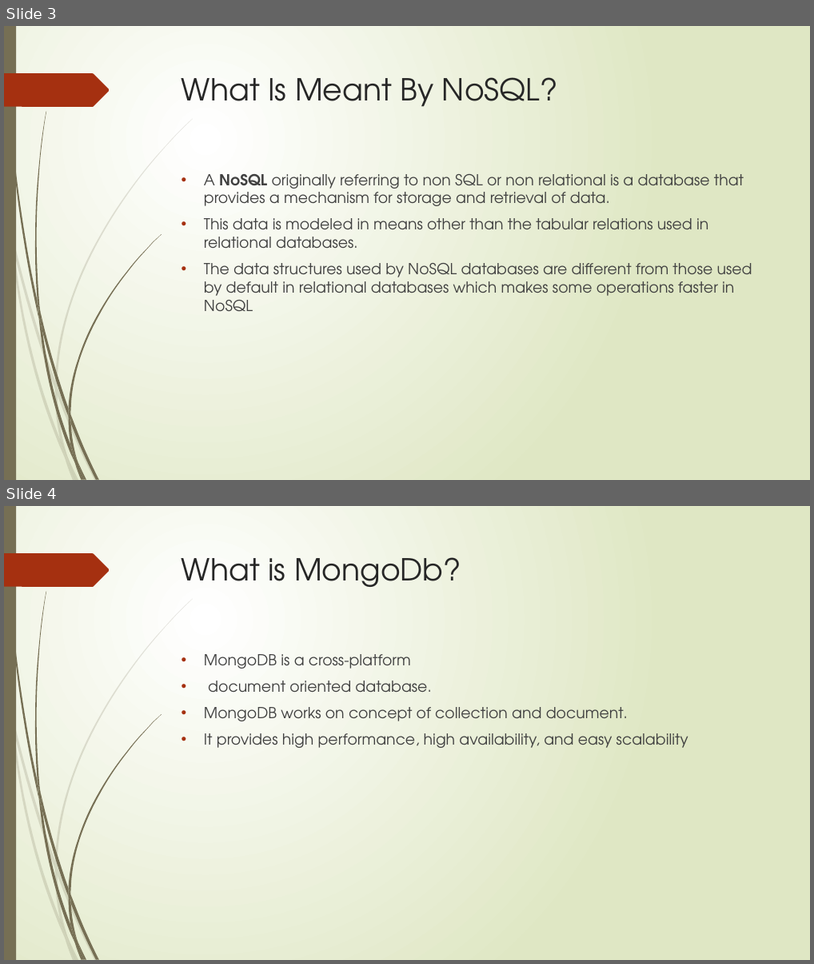
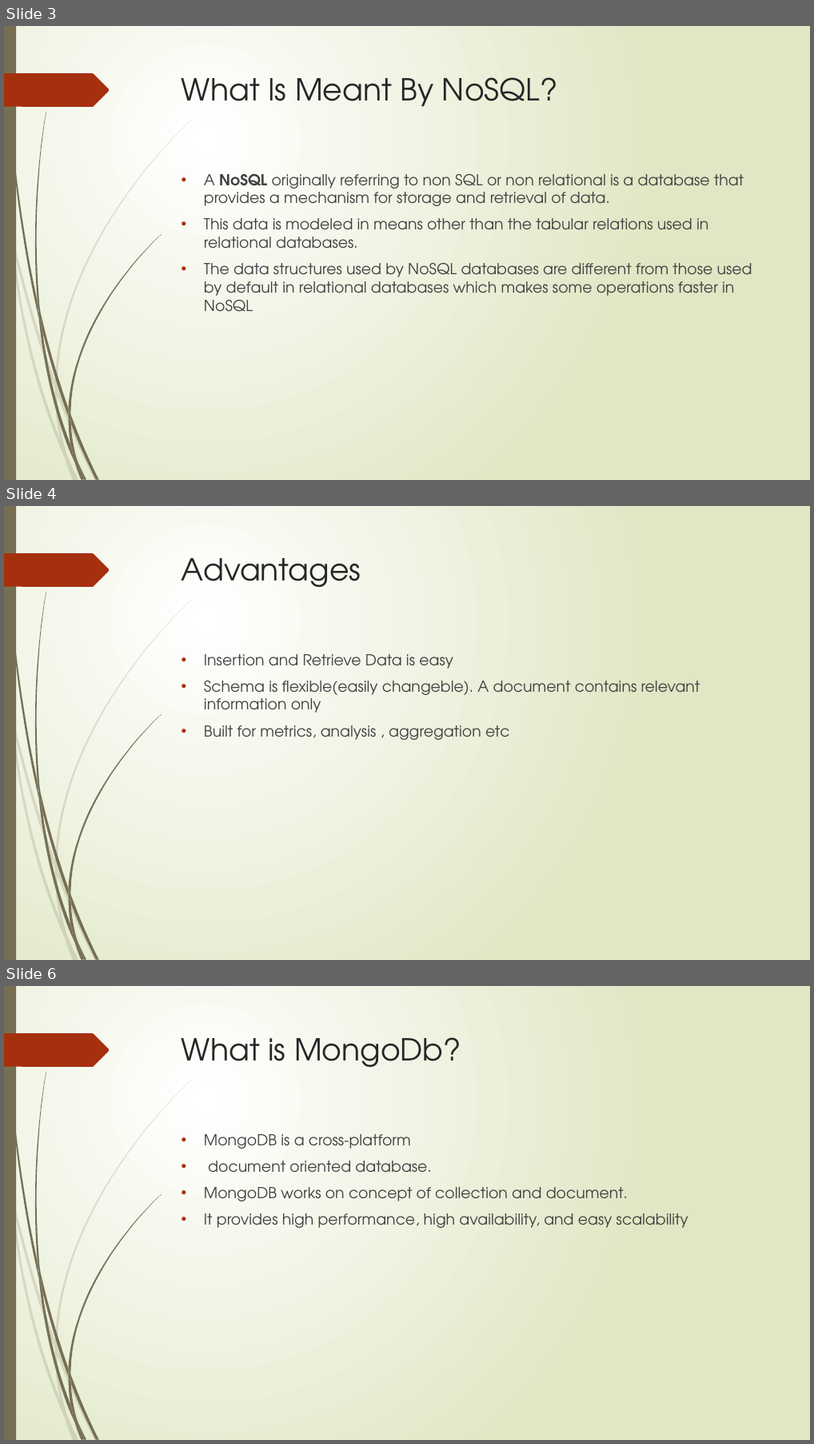
Before and after one commit to SarathBaiju/Training-Topics-2022, a slide deck: Mongodb/MongoDb_Class1.pptx. Shown one above the other, each under a label of ours: slides 3 and 4 before the commit, slides 3, 4 and 6 after it; the slides between them are not shown. The pictures are 814x964 and 814x1444 pixels, drawn with LibreOffice and Linux fonts; fonts in the diff are those of the drawing. Boxes give left, top, right and bottom in pixels: in the first picture for what was removed or moved away, otherwise in the second. Text is boxed around its words. In the diff, an @@ line names an element or a change of style, - is before the commit and + after.

```diff
--- a/Mongodb/MongoDb_Class1.pptx
+++ b/Mongodb/MongoDb_Class1.pptx
@@ slide 4 added at (4, 506, 810, 960), background gradient #FFFFFF to #DFE8C4; not listed: 24 template elements that a slide beside it also shows @@
@@ title added at (182, 558, 361, 587), 36 pt, text #262626 @@
+Advantages
@@ text added at (204, 654, 701, 740), 18 pt, text #404040 @@
+• Insertion and Retrieve Data is easy
+• Schema is flexible(easily changeble). A document contains relevant information only
+• Built for metrics, analysis , aggregation etc
@@ what was slide 4 is now slide 6 @@
```
Also in this commit, not shown: 1 other slide added, 2 other files.
